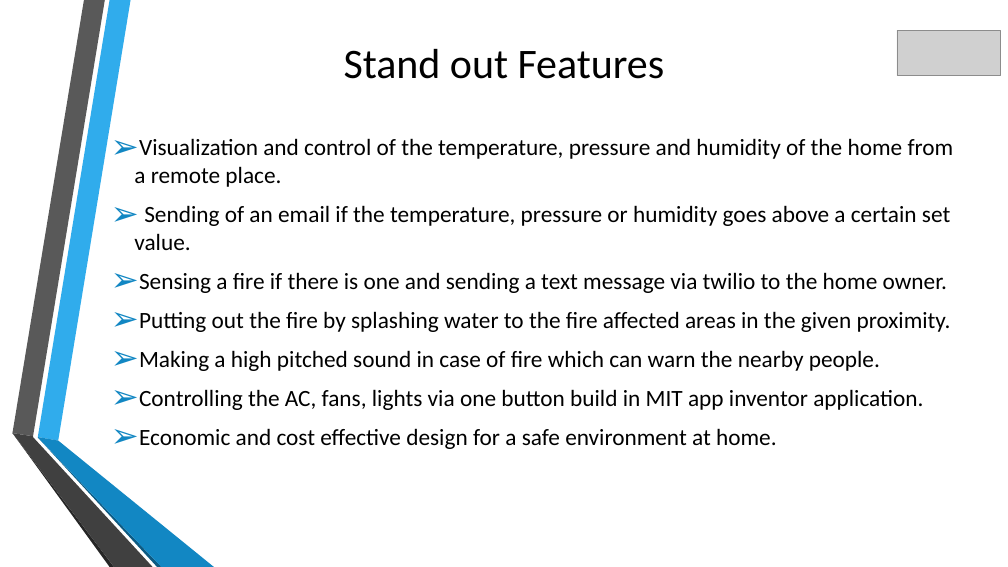
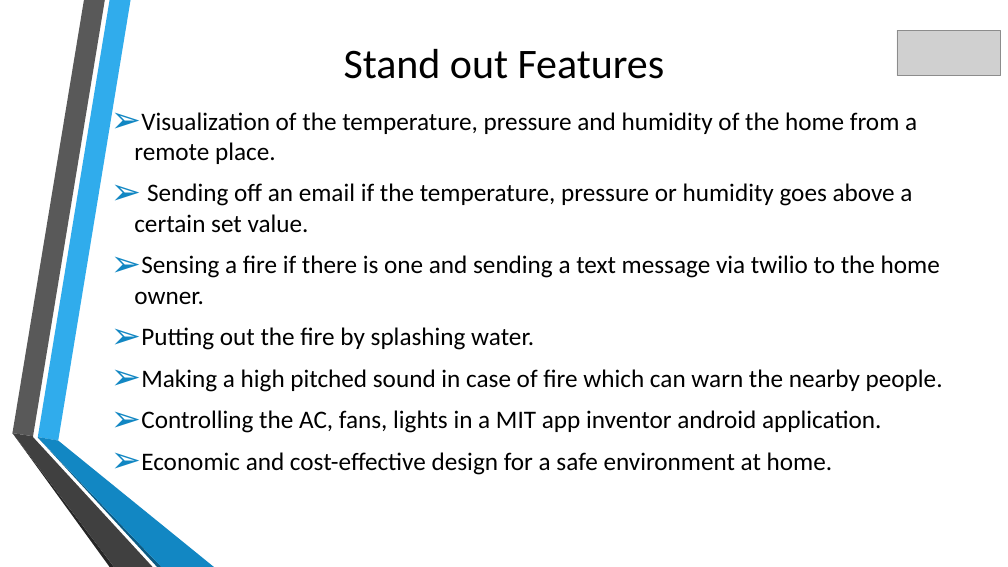
Before and after one commit to Sandhie177/UMKC_Hackathon_Fall_2018_IoT_Group_2, a slide deck: slide 2 of Documentation/IOT-SMART-HOME-Firebot-and-Device-Automation.pptx. Drawn at 1008x567 pixels with LibreOffice and Linux fonts; fonts in the diff are those of the drawing; grey boxes stand for pictures; background and template pictures are left out. Boxes give left, top, right and bottom in pixels: in the first picture for what was removed or moved away, otherwise in the second. Text is boxed around its words. In the diff, an @@ line names an element or a change of style, - is before the commit and + after.

```diff
--- a/Documentation/IOT-SMART-HOME-Firebot-and-Device-Automation.pptx
+++ b/Documentation/IOT-SMART-HOME-Firebot-and-Device-Automation.pptx
@@ text at bbox=[134, 112, 917, 233]: text changed; size 22.2 to 24 pt @@
-➢ Visualization and control of the temperature, pressure and humidity of the home from a remote place.
-➢ Sending of an email if the temperature, pressure or humidity goes above a certain set value.
+➢ Visualization of the temperature, pressure and humidity of the home from a remote place.
+➢ Sending off an email if the temperature, pressure or humidity goes above a certain set value.
@@ text at bbox=[134, 255, 943, 392]: size 22.2 to 24 pt in "Sensing a fire if there is one ...", "Making a high pitched sound in case ..." @@
@@ text at bbox=[141, 327, 534, 350]: text changed; size 22.2 to 24 pt @@
-➢ Putting out the fire by splashing water to the fire affected areas in the given proximity.
+➢ Putting out the fire by splashing water.
@@ text at bbox=[141, 410, 881, 475]: text changed; size 22.2 to 24 pt @@
-➢ Controlling the AC, fans, lights via one button build in MIT app inventor application.
-➢ Economic and cost effective design for a safe environment at home.
+➢ Controlling the AC, fans, lights in a MIT app inventor android application.
+➢ Economic and cost-effective design for a safe environment at home.
```
Also in this commit, not shown: 1 other slide changed.
